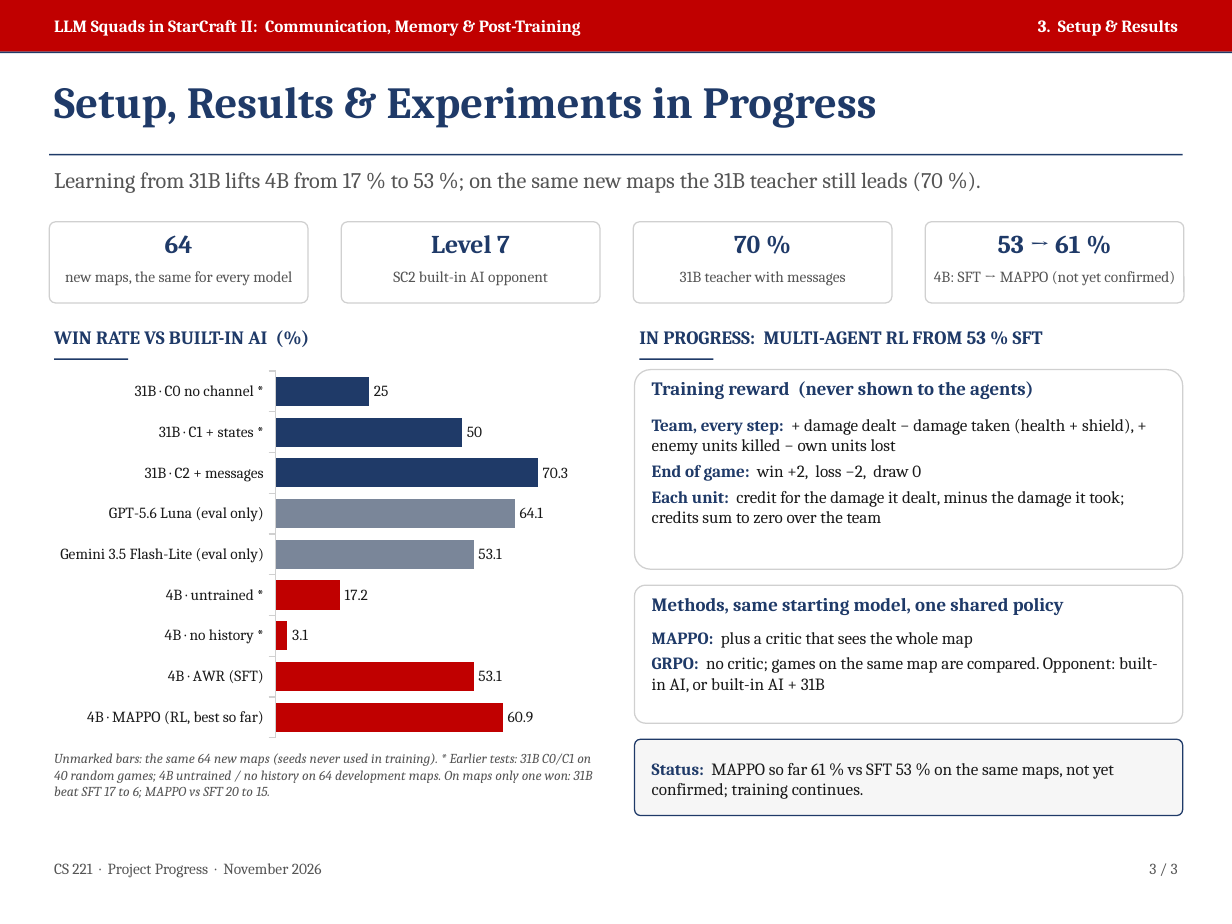
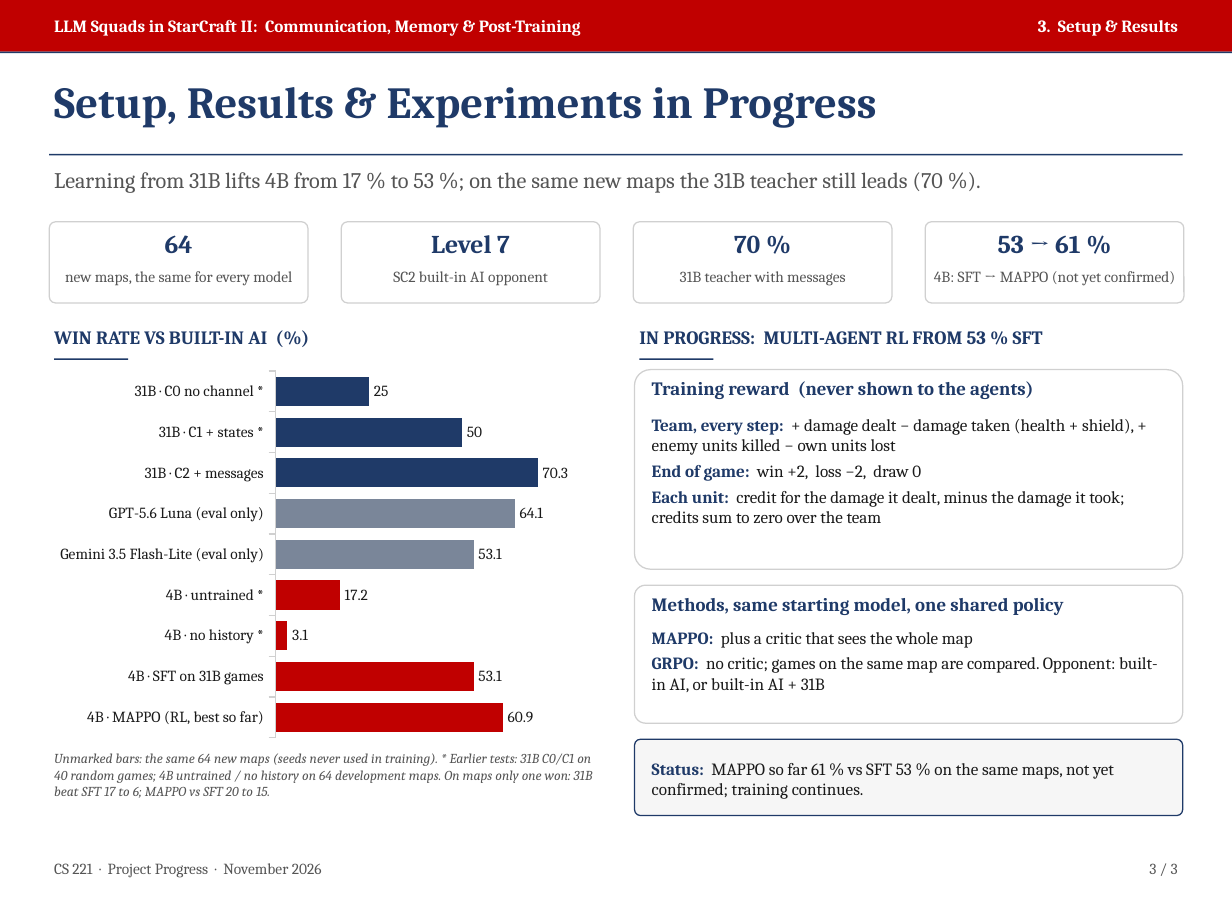
Before and after one commit to para2046/cs221-llm-squads, a slide deck: slide 3 of report/cs221_progress_slides.pptx. Drawn at 1232x924 pixels with LibreOffice and Linux fonts; fonts in the diff are those of the drawing. Boxes give left, top, right and bottom in pixels: in the first picture for what was removed or moved away, otherwise in the second. Text is boxed around its words. In the diff, an @@ line names an element or a change of style, - is before the commit and + after.

```diff
--- a/report/cs221_progress_slides.pptx
+++ b/report/cs221_progress_slides.pptx
@@ bar chart at (49,363,604,745) @@
-categories: 4B · MAPPO (RL, best so far), 4B · AWR (SFT), 4B · no history *, 4B · untrained *, Gemini 3.5 Flash-Lite (eval only), GPT-5.6 Luna (eval only), 31B · C2 + messages, 31B · C1 + states *, 31B · C0 no channel *
+categories: 4B · MAPPO (RL, best so far), 4B · SFT on 31B games, 4B · no history *, 4B · untrained *, Gemini 3.5 Flash-Lite (eval only), GPT-5.6 Luna (eval only), 31B · C2 + messages, 31B · C1 + states *, 31B · C0 no channel *
```
Also in this commit, not shown: 1 other slide changed, 1 other file.
